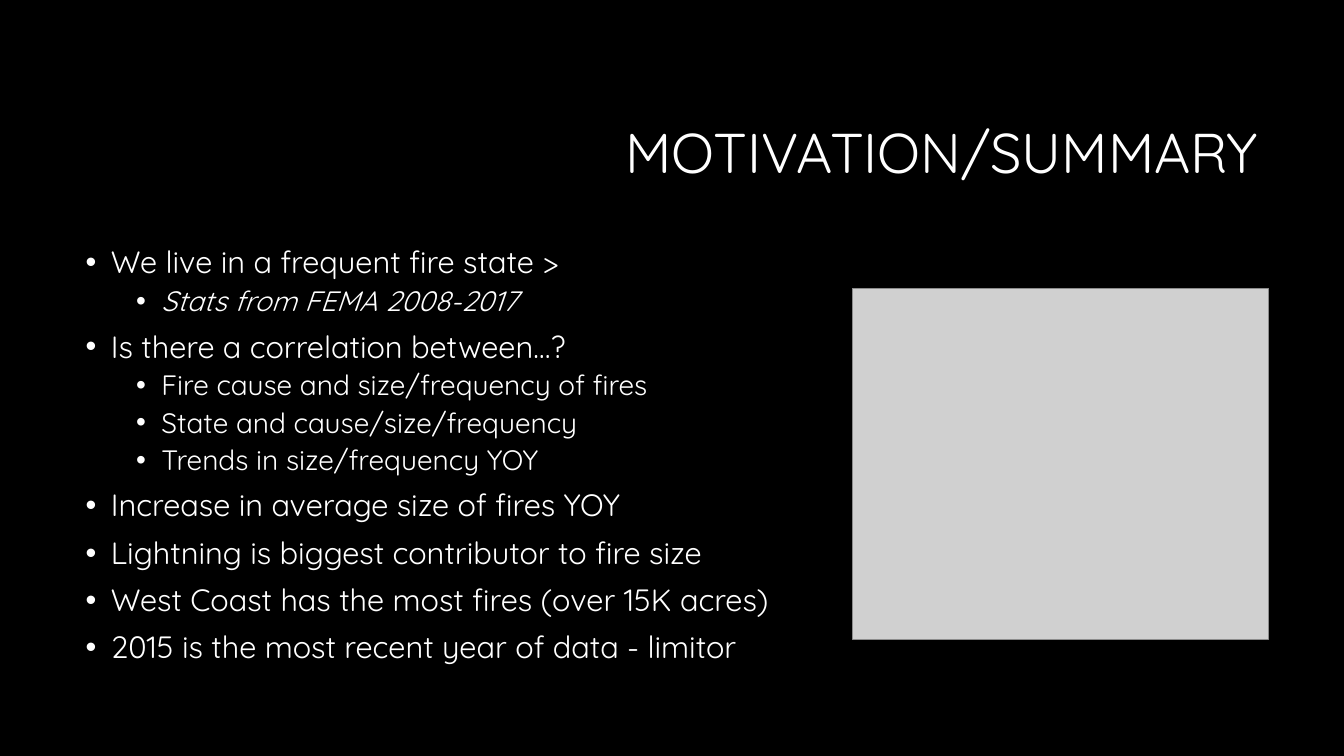
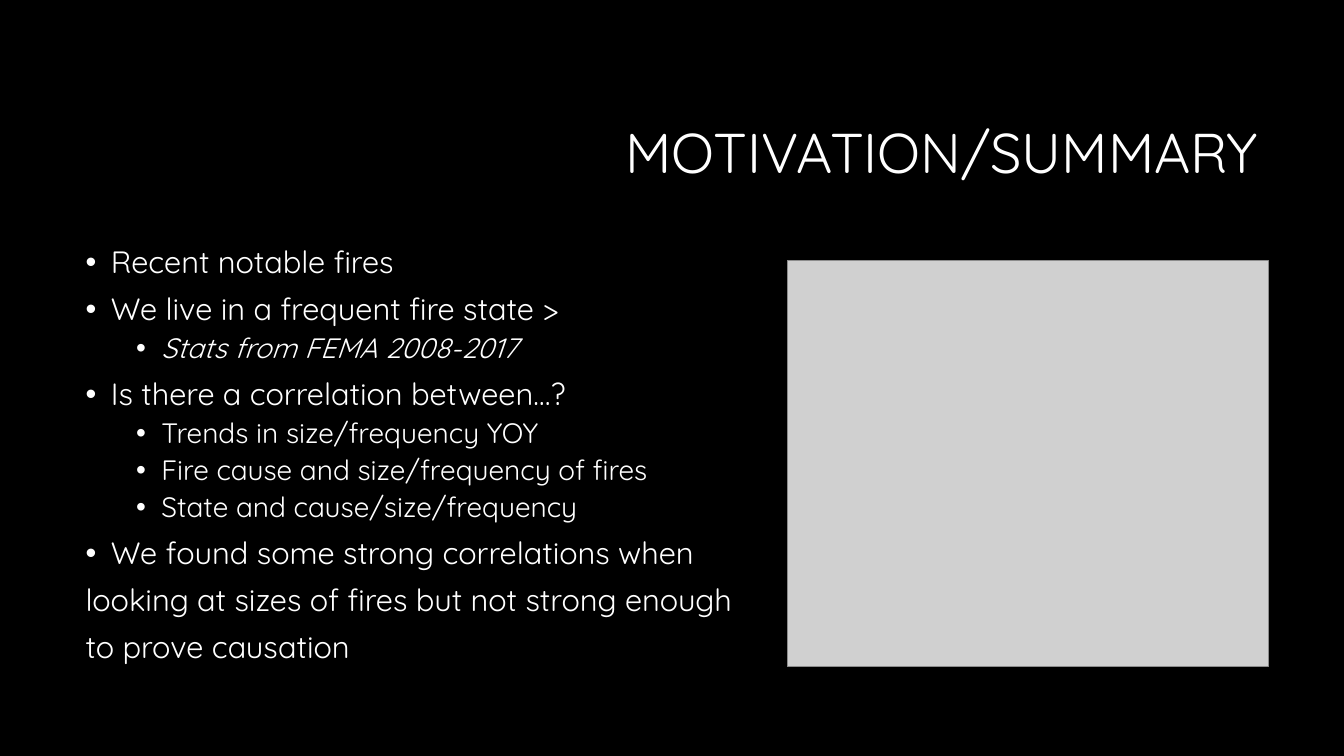
Before and after one commit to nvhabib91/project1, a slide deck: slide 2 of Presentation - Project 1.pptx. Drawn at 1344x756 pixels with LibreOffice and Linux fonts; fonts in the diff are those of the drawing; grey boxes stand for pictures; background and template pictures are left out. Boxes give left, top, right and bottom in pixels: in the first picture for what was removed or moved away, otherwise in the second. Text is boxed around its words. In the diff, an @@ line names an element or a change of style, - is before the commit and + after.

```diff
--- a/Presentation - Project 1.pptx
+++ b/Presentation - Project 1.pptx
@@ text at box(111, 250, 394, 274): paragraph added @@
+• Recent notable fires
@@ picture: place and size @@
-picture at box(853, 288, 1269, 639)
+picture at box(787, 261, 1268, 667)
@@ text at box(161, 420, 538, 449): paragraph added @@
+  • Trends in size/frequency YOY
@@ text at box(86, 541, 732, 664): text changed @@
-  • Trends in size/frequency YOY
-• Increase in average size of fires YOY
-• Lightning is biggest contributor to fire size
-• West Coast has the most fires (over 15K acres)
-• 2015 is the most recent year of data - limitor
+• We found some strong correlations when
+looking at sizes of fires but not strong enough
+to prove causation
```
Also in this commit, not shown: 7 other slides changed, 1 slide removed, 1 other file.
